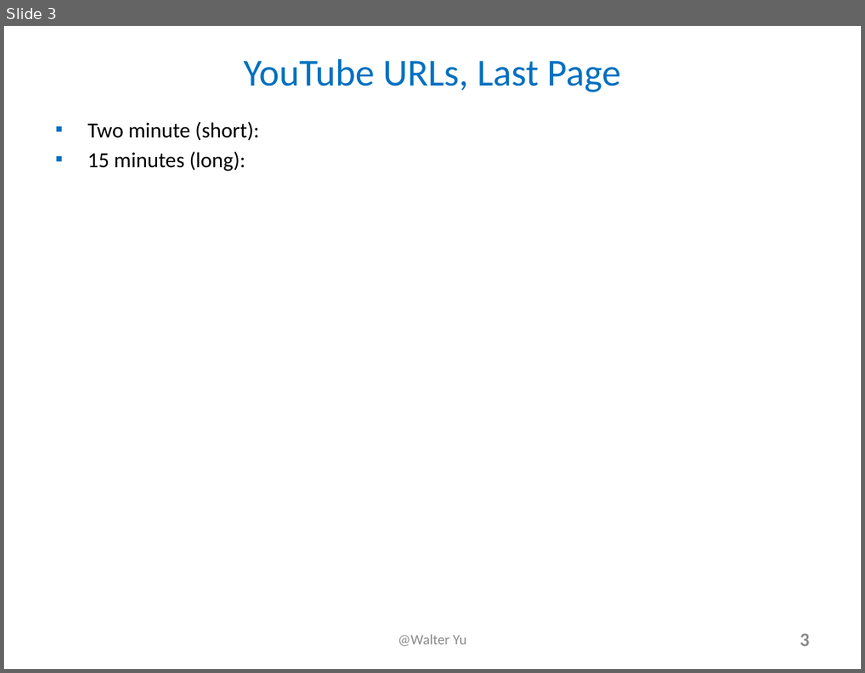
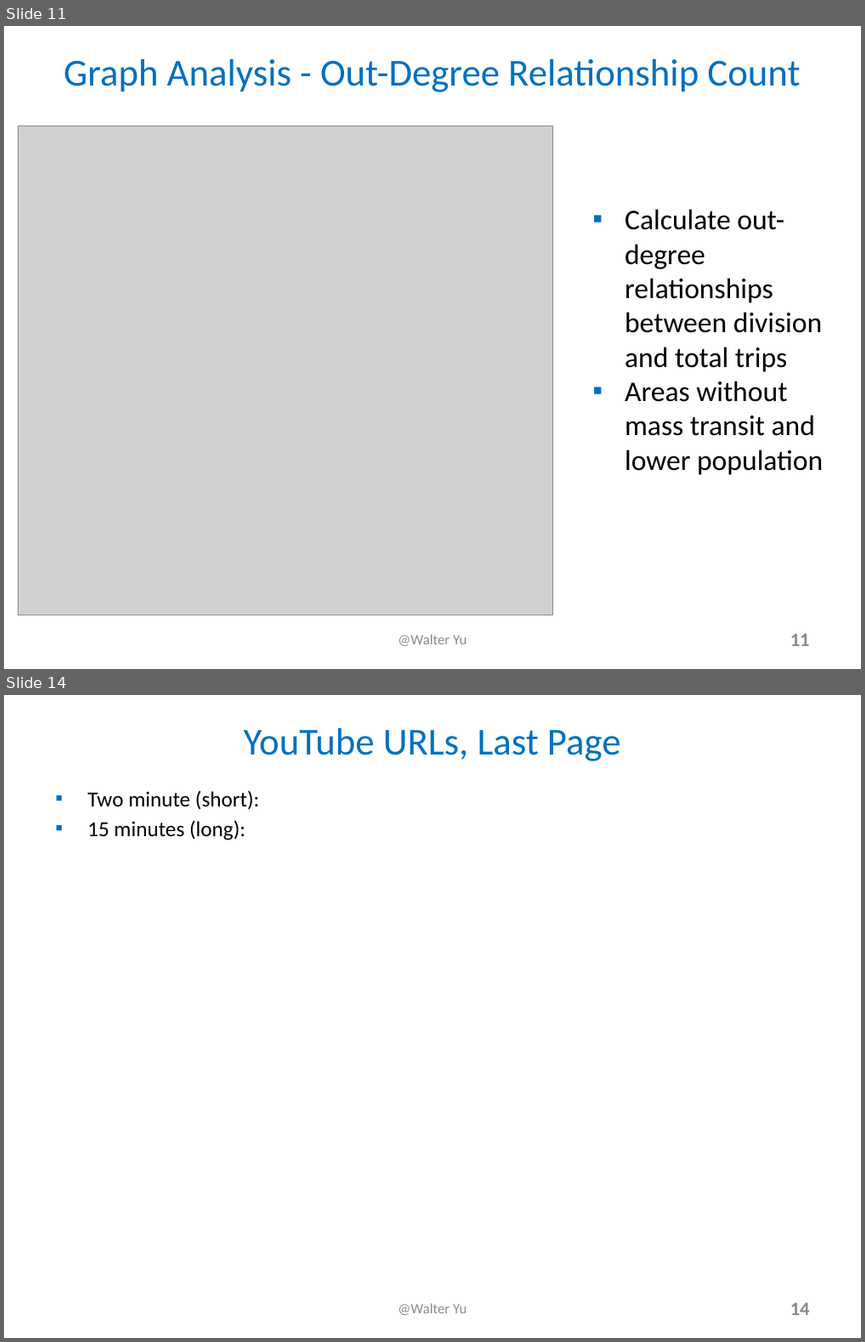
Before and after one commit to walteryu/e63-final, a slide deck: presentation/FinalProjectSlides_e63_2018_WY.pptx. Shown one above the other, each under a label of ours: slide 3 before the commit, slides 11 and 14 after it; the slides between them are not shown. The pictures are 865x673 and 865x1342 pixels, drawn with LibreOffice and Linux fonts; fonts in the diff are those of the drawing; grey boxes stand for pictures. Boxes give left, top, right and bottom in pixels: in the first picture for what was removed or moved away, otherwise in the second. Text is boxed around its words. In the diff, an @@ line names an element or a change of style, - is before the commit and + after.

```diff
--- a/presentation/FinalProjectSlides_e63_2018_WY.pptx
+++ b/presentation/FinalProjectSlides_e63_2018_WY.pptx
@@ slide 11 added at (4,26,861,669), background #FFFFFF @@
@@ title added at (64,59,800,92), 32 pt, text #0070C0 @@
+Graph Analysis - Out-Degree Relationship Count
@@ picture added at (18,126,553,614) @@
@@ text added at (624,209,823,475), 24 pt, text #000000 @@
+▪ Calculate out-degree relationships between division and total trips
+▪ Areas without mass transit and lower population
@@ text added at (398,634,466,646), 12 pt, text #898989 @@
+@Walter Yu
@@ page number added at (790,633,810,646), 16 pt, text #888888, bold @@
+11
@@ what was slide 3 is now slide 14 @@
@@ page number at (790,1302,810,1315): text changed @@
-3
+14
```
Also in this commit, not shown: 2 slides changed, 10 other slides added.
